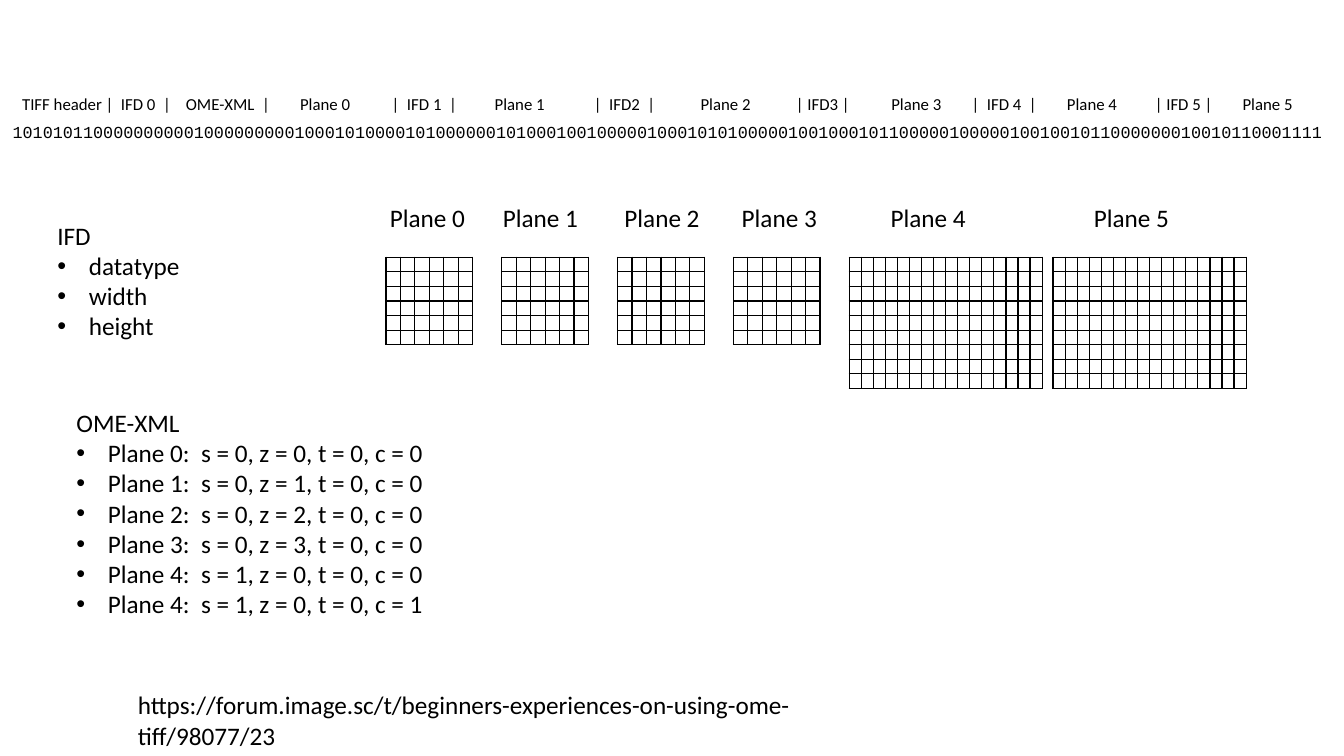
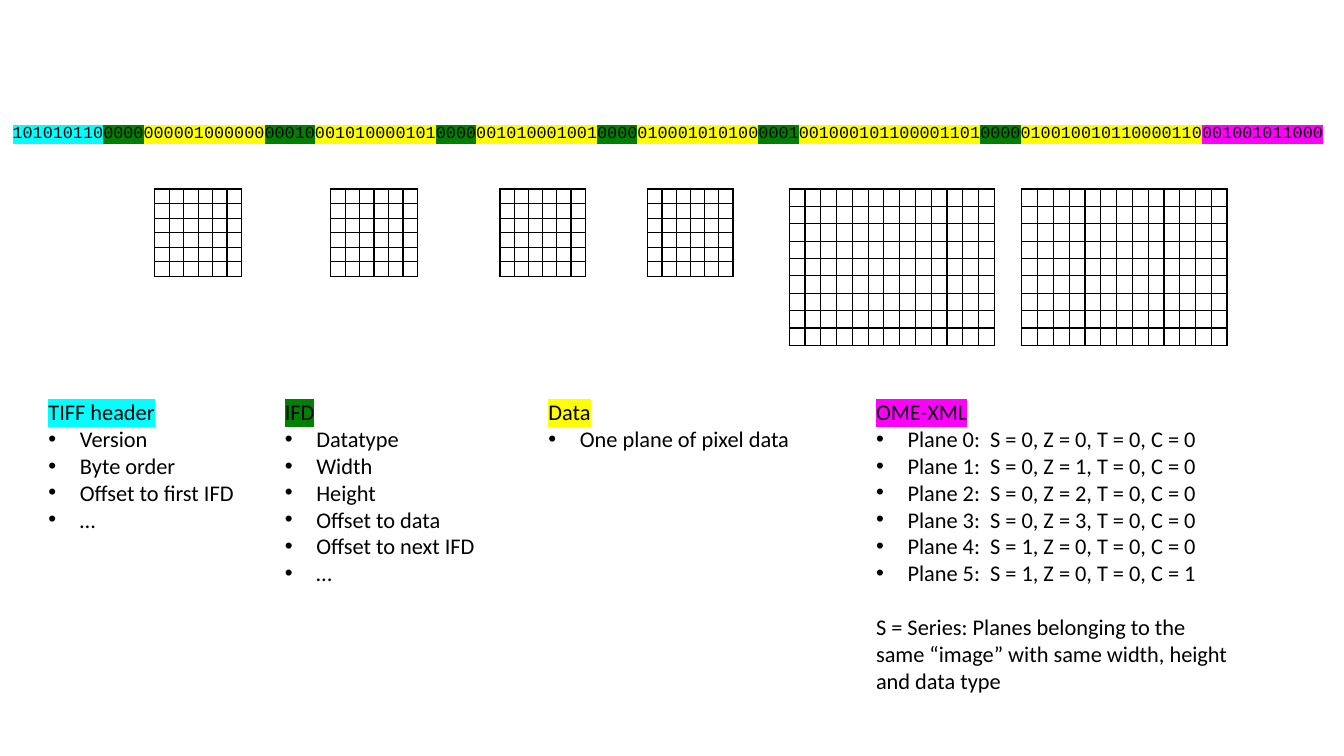
Before and after one commit to NEUBIAS/training-resources, a slide deck: slide 2 of figures/resources/tiff.pptx. Drawn at 1344x756 pixels with LibreOffice and Linux fonts; fonts in the diff are those of the drawing. Boxes give left, top, right and bottom in pixels: in the first picture for what was removed or moved away, otherwise in the second. Text is boxed around its words. In the diff, an @@ line names an element or a change of style, - is before the commit and + after.

Commit message:
Add opening VSI file activity and corresponding data

```diff
--- a/figures/resources/tiff.pptx
+++ b/figures/resources/tiff.pptx
@@ text at box(3, 117, 1344, 147): text changed @@
-1010101100000000001000000000100010100001010000001010001001000001000101010000010010001011000001000001001001011000000010010110001111
+1010101100000000001000000000100010100001010000001010001001000001000101010000010010001011000011010000010010010110000110001001011000
@@ text removed at box(22, 98, 1292, 110) @@
-TIFF header | IFD 0 | OME-XML | Plane 0 | IFD 1 | Plane 1 | IFD2 | Plane 2 | IFD3 | Plane 3 | IFD 4 | Plane 4 | IFD 5 | Plane 5
@@ table: place and size @@
-table at box(386, 257, 471, 345)
+table at box(155, 189, 240, 276)
@@ table: place and size @@
-table at box(502, 257, 587, 345)
+table at box(331, 189, 415, 276)
@@ text removed at box(390, 209, 465, 227) @@
-Plane 0
@@ table: place and size @@
-table at box(618, 257, 703, 345)
+table at box(500, 189, 585, 276)
@@ text removed at box(503, 209, 578, 227) @@
-Plane 1
@@ text removed at box(624, 209, 700, 228) @@
-Plane 2
@@ table: place and size @@
-table at box(734, 257, 819, 345)
+table at box(648, 189, 733, 276)
@@ text removed at box(742, 209, 817, 227) @@
-Plane 3
@@ table at box(789, 189, 999, 345) @@
-column 14:  |  |  |  |  |  |  |  | 
-column 15:  |  |  |  |  |  |  |  | 
-column 16:  |  |  |  |  |  |  |  | 
@@ table: place and size @@
-table at box(849, 257, 1026, 388)
+table at box(789, 189, 999, 345)
@@ text removed at box(891, 209, 966, 227) @@
-Plane 4
@@ table at box(1022, 189, 1232, 345) @@
-column 14:  |  |  |  |  |  |  |  | 
-column 15:  |  |  |  |  |  |  |  | 
-column 16:  |  |  |  |  |  |  |  | 
@@ table: place and size @@
-table at box(1054, 257, 1231, 388)
+table at box(1022, 189, 1232, 345)
@@ text removed at box(1094, 209, 1169, 227) @@
-Plane 5
@@ text added at box(48, 404, 234, 501), 16 pt, text #000000 @@
+TIFF header
+• Version
+• Byte order
+• Offset to first IFD
+• …
@@ text "IFD": place and size @@
-text "IFD" at box(57, 228, 180, 340)
+text "IFD" at box(285, 401, 475, 554)
@@ text at box(285, 401, 315, 426): size 18 to 16 pt, highlight none to #008000 in "IFD" @@
@@ text added at box(548, 405, 789, 451), 16 pt, text #000000 @@
+Data
+• One plane of pixel data
@@ text "OME-XML": place and size @@
-text "OME-XML" at box(76, 415, 423, 616)
+text "OME-XML" at box(876, 405, 1227, 693)
@@ text at box(876, 405, 967, 420): size 18 to 16 pt, highlight none to #FF00FF in "OME-XML" @@
@@ text at box(316, 432, 475, 554): text changed; size 18 to 16 pt @@
-• datatype
-• width
-• height
+• Datatype
+• Width
+• Height
+• Offset to data
+• Offset to next IFD
+• …
@@ text at box(876, 431, 1227, 693): text changed; size 18 to 16 pt @@
-• Plane 0: s = 0, z = 0, t = 0, c = 0
-• Plane 1: s = 0, z = 1, t = 0, c = 0
-• Plane 2: s = 0, z = 2, t = 0, c = 0
-• Plane 3: s = 0, z = 3, t = 0, c = 0
-• Plane 4: s = 1, z = 0, t = 0, c = 0
-• Plane 4: s = 1, z = 0, t = 0, c = 1
+• Plane 0: S = 0, Z = 0, T = 0, C = 0
+• Plane 1: S = 0, Z = 1, T = 0, C = 0
+• Plane 2: S = 0, Z = 2, T = 0, C = 0
+• Plane 3: S = 0, Z = 3, T = 0, C = 0
+• Plane 4: S = 1, Z = 0, T = 0, C = 0
+• Plane 5: S = 1, Z = 0, T = 0, C = 1
+S = Series: Planes belonging to the same “image” with same width, height and data type
@@ text removed at box(138, 696, 789, 746) @@
-https://forum.image.sc/t/beginners-experiences-on-using-ome-tiff/98077/23
```
Also in this commit, not shown: 26 other files.
